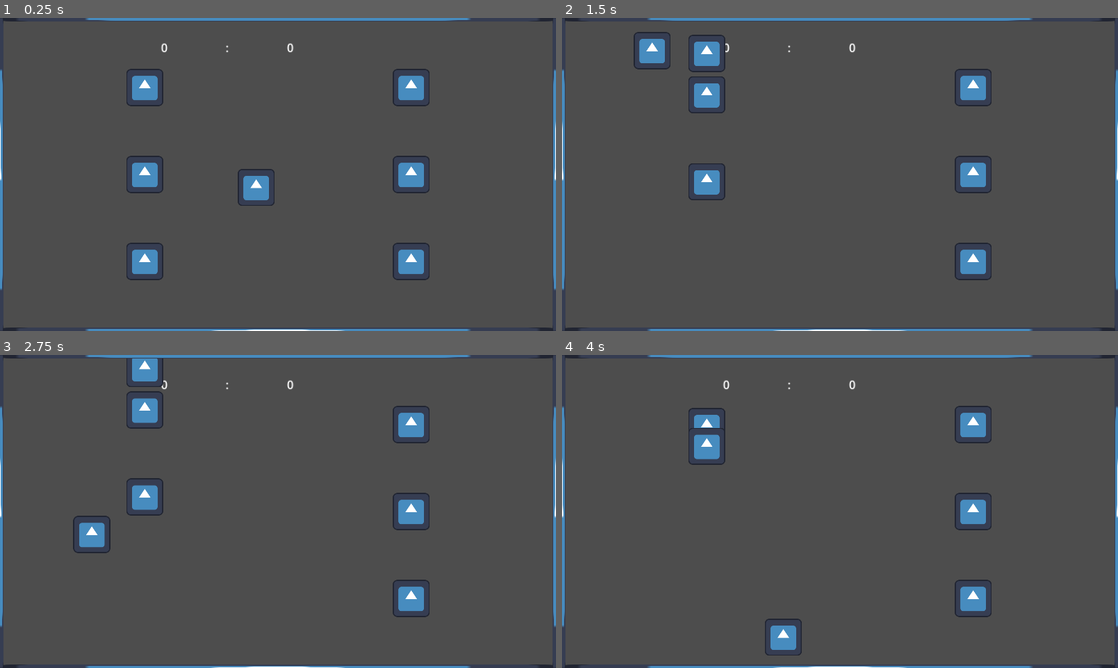
Above: before the commit, frames 1-4 (two rows, left to right).
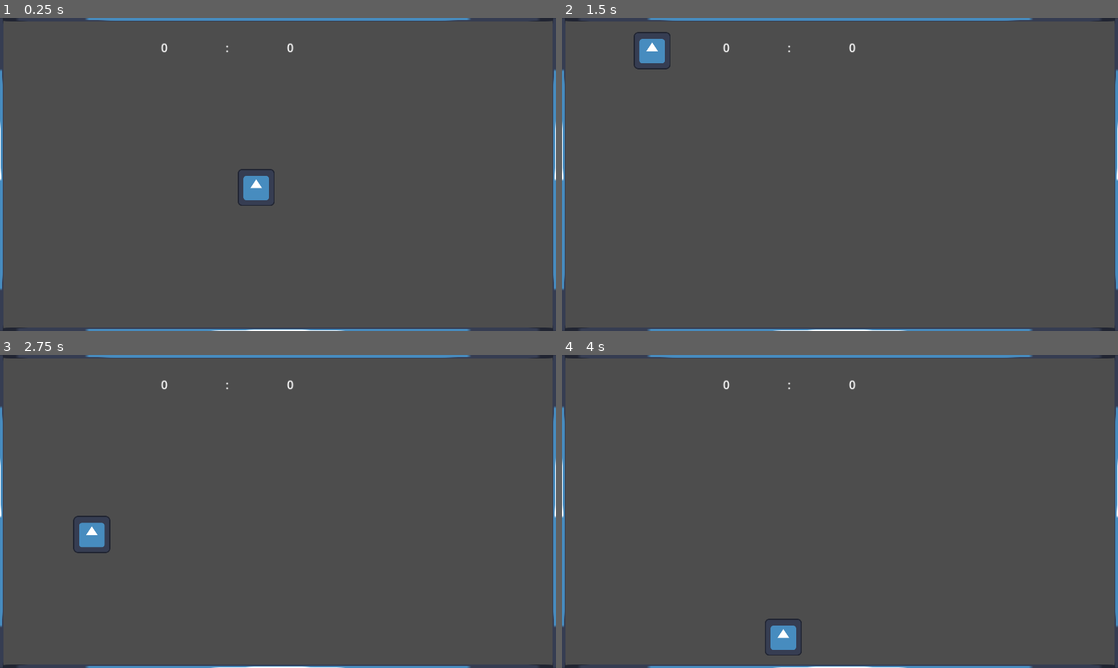
Above: after the commit, the same moments.

Repository: HephaistosForge/Boltzplatz
Game: Godot game, scene res://world.tscn
The game is run twice, just before and just after one commit, with the same random seed, the same clock (stepped at 60 frames per second) and the same inputs. The engine's default icon, where the game draws it, is replaced by a stand-in: a white triangle on a blue panel in a dark square.
Inputs:
- Up to frame 1 (0.25 s): no input
- Up to frame 2 (1.5 s): hold W (up_player_one) 0.53-1.28 s; hold S (down_player_one) from 1.28 s (still down)
- Up to frame 3 (2.75 s): release S (down_player_one) at 2.03 s; hold W (up_player_one) from 2.03 s (still down)
- Up to frame 4 (4 s): release W (up_player_one) at 3.53 s; hold S (down_player_one) from 3.53 s (still down)

The runs differ from the first frame. In frame 1, 2.8% of the frame differs, in the area x 22-78%, y 16-84%; in frame 2, 2.8%, in the area x 22-78%, y 5-84%; in frame 3, 2.7%; in frame 4, 2.1%.

Commit message:
Update Figure

Diff:
--- a/scenes/figure/figure.gd
+++ b/scenes/figure/figure.gd
@@ -1,28 +1,36 @@
 extends CharacterBody2D
+
+class_name Figure
 
 const UP_PLAYER_ONE: String = "up_player_one"
 const UP_PLAYER_TWO: String = "up_player_two"
 const DOWN_PLAYER_ONE: String = "down_player_one"
 const DOWN_PLAYER_TWO: String = "down_player_two"
-const PLAYER_ONE: int = 1
-const PLAYER_TWO: int = 2
 
-@export var movement_speed = 500.0
-@export var player = PLAYER_ONE # 1 = player one, 2 = player two
+@export var _movement_speed = 500.0
+@export var images: Array[ImageTexture]
 
+var _player = 1 # 1 = Player One, 2 = Player Two
 var input_direction: float = 0.0
 
 
 func _ready():
-	pass
+	if _player == 1:
+		$Sprite2D.texture = images[0]
+	else:
+		$Sprite2D.texture = images[1]
 
 
 func _physics_process(_delta):
-	if player == PLAYER_ONE:
+	if _player == 1:
 		input_direction = Input.get_axis(UP_PLAYER_ONE, DOWN_PLAYER_ONE)
 	else:
 		input_direction = Input.get_axis(UP_PLAYER_TWO, DOWN_PLAYER_TWO)
 
-	velocity = transform.y * input_direction * movement_speed
+	velocity = transform.y * input_direction * _movement_speed
 
 	move_and_slide()
+
+
+func set_player(player: int) -> void:
+	_player = player
--- a/scenes/figure/figure.tscn
+++ b/scenes/figure/figure.tscn
@@ -8,6 +8,7 @@
 [node name="Figure" type="CharacterBody2D"]
 collision_mask = 2
 script = ExtResource("1_k8x1b")
+images = Array[ImageTexture]([null, null])
 
 [node name="Sprite2D" type="Sprite2D" parent="."]
 texture = ExtResource("2_2gt8k")
